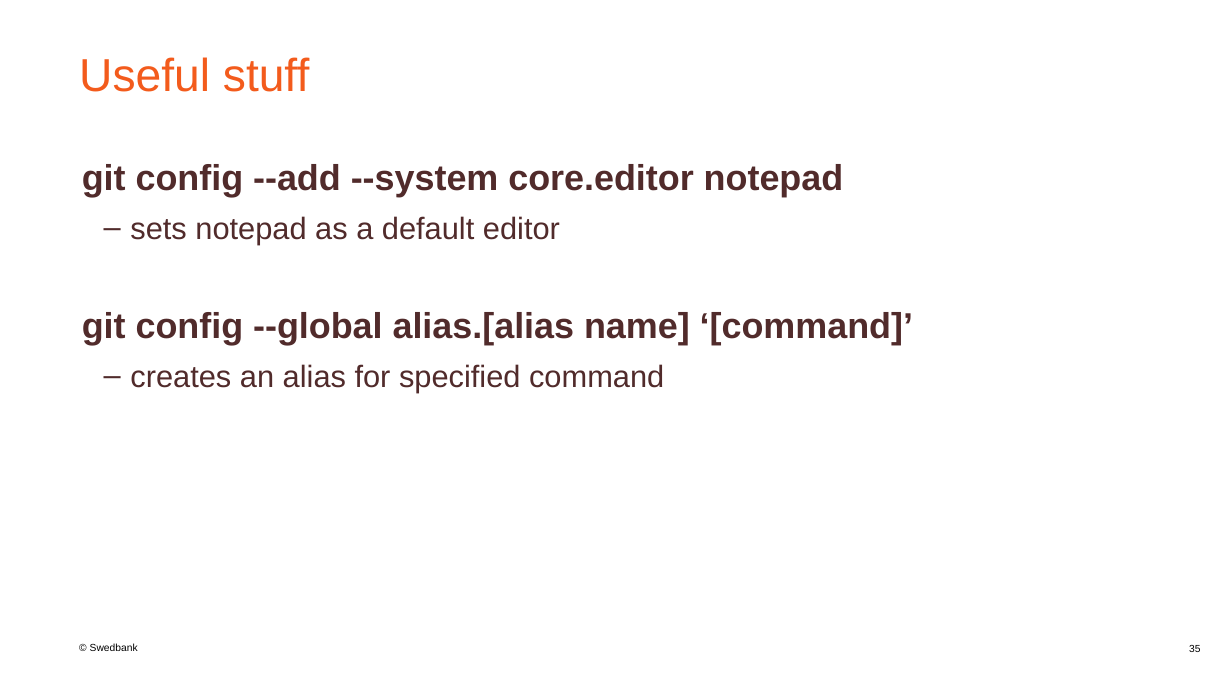
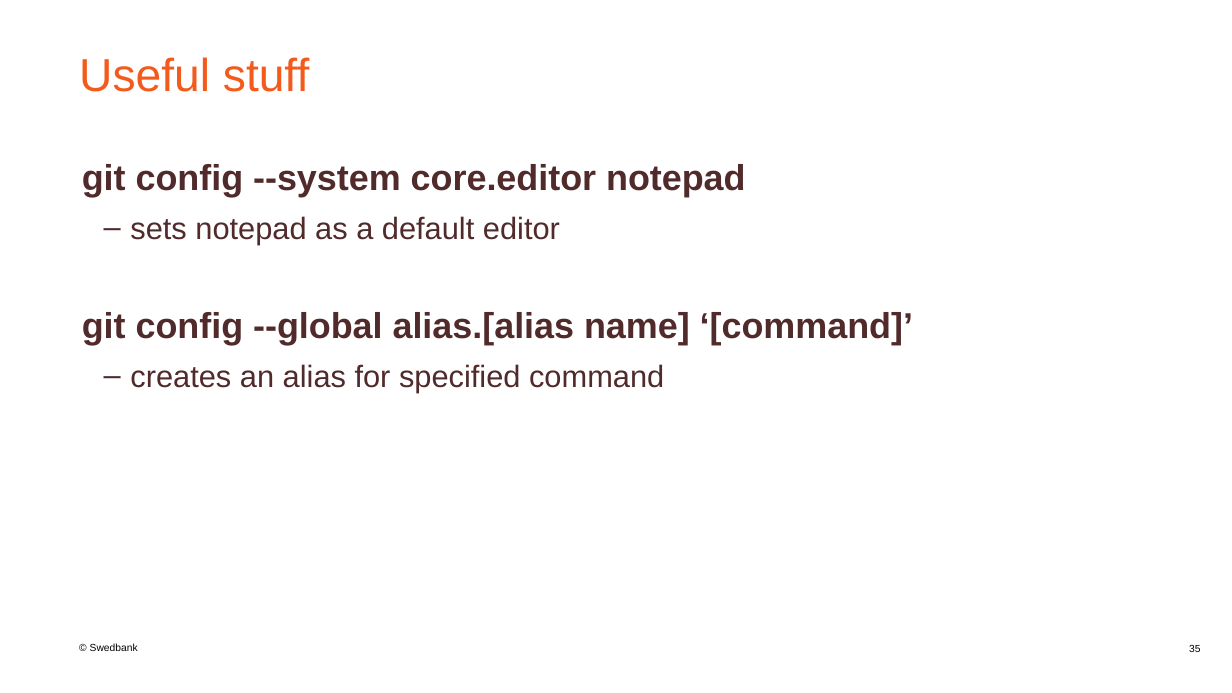
Before and after one commit to JurgisSi/git-slides, a slide deck: slide 35 of GIT pagrindai.pptx. Drawn at 1232x693 pixels with LibreOffice and Linux fonts; fonts in the diff are those of the drawing; background and template pictures are left out. Boxes give left, top, right and bottom in pixels: in the first picture for what was removed or moved away, otherwise in the second. Text is boxed around its words. In the diff, an @@ line names an element or a change of style, - is before the commit and + after.

Commit message:
core editor config fix

```diff
--- a/GIT pagrindai.pptx
+++ b/GIT pagrindai.pptx
@@ text at [82,164,746,197]: text changed @@
-git config --add --system core.editor notepad
+git config --system core.editor notepad
```
